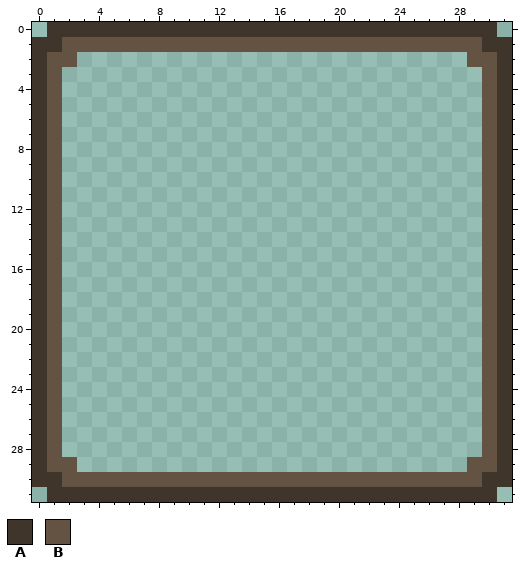
File history of a pixel-art file, Assets/Sprites/UI/Inventory Bar/InventoryBar.aseprite. The picture above is the old version.
32x32 pixels, 1 frame.
Palette (. is transparent): A #40352b  B #645243
Pixels before, first column x 0:
 0 .AAAAAAAAAAAAAAAAAAAAAAAAAAAAAA.
 1 AABBBBBBBBBBBBBBBBBBBBBBBBBBBBAA
 2 ABB..........................BBA
 3 AB............................BA
 4 AB............................BA
 5 AB............................BA
 6 AB............................BA
 7 AB............................BA
 8 AB............................BA
 9 AB............................BA
10 AB............................BA
11 AB............................BA
12 AB............................BA
13 AB............................BA
14 AB............................BA
15 AB............................BA
16 AB............................BA
17 AB............................BA
18 AB............................BA
19 AB............................BA
20 AB............................BA
21 AB............................BA
22 AB............................BA
23 AB............................BA
24 AB............................BA
25 AB............................BA
26 AB............................BA
27 AB............................BA
28 AB............................BA
29 ABB..........................BBA
30 AABBBBBBBBBBBBBBBBBBBBBBBBBBBBAA
31 .AAAAAAAAAAAAAAAAAAAAAAAAAAAAAA.
The result:
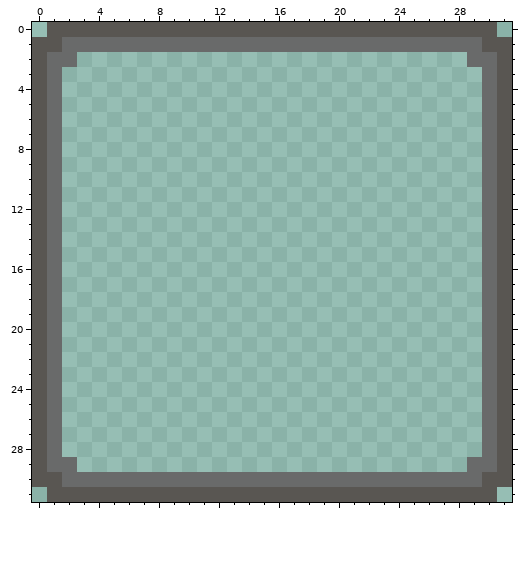
Difference:
Colour A changes from #40352b to #595652.
Colour B changes from #645243 to #696a6a.
Changed places in both pictures, as pixel boxes (x1, y1, x2, y2):
changed: (32, 22, 512, 502)
